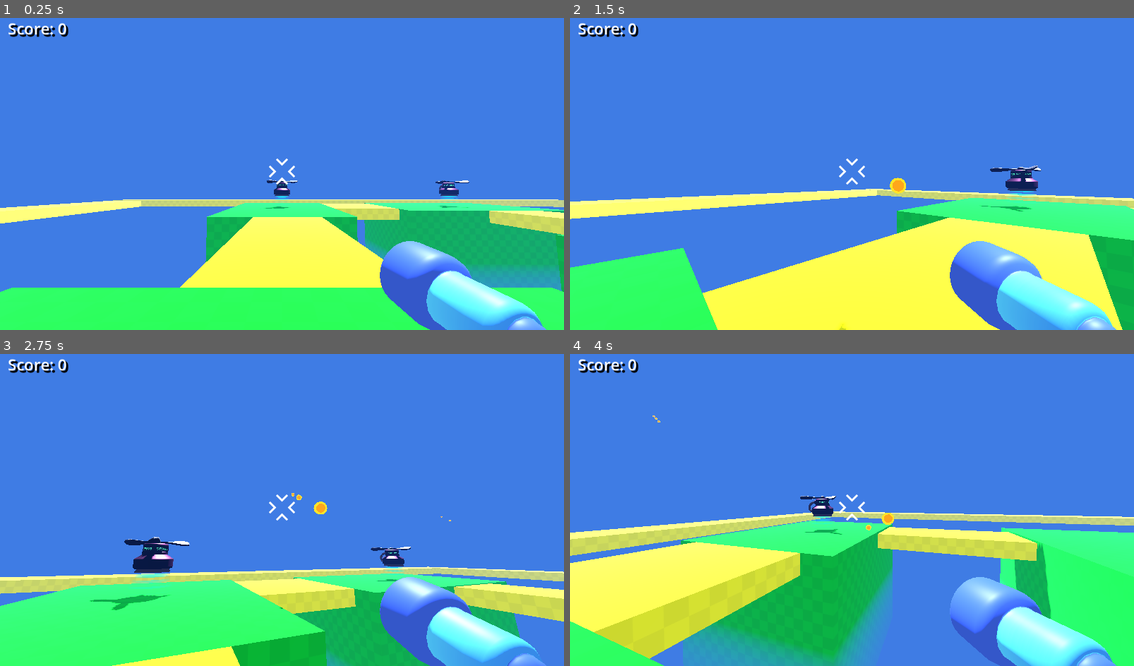
Above: before the commit, frames 1-4 (two rows, left to right).
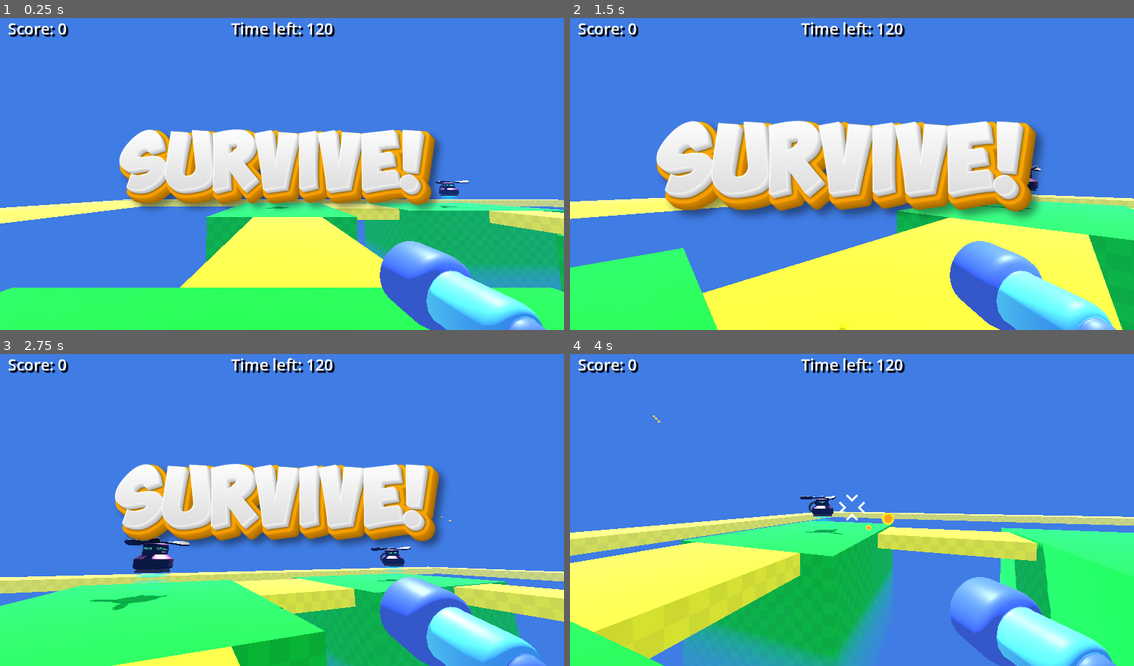
Above: after the commit, the same moments.

Repository: mrhewitt/survivor-arena
Game: Godot game, scene res://game.tscn
Same seed, same stepped clock (60 frames per second), same inputs: the game is played once before the commit and once after it.
Inputs (mouse positions are in pixels of both pictures, inside the frame that each line leads up to):
- Up to frame 1 (0.25 s): no input
- Up to frame 2 (1.5 s): move the mouse to (880, 170) at 0.52 s; press the mouse at (880, 170) at 0.53 s; hold W (move_forward) from 0.53 s (still down); tap Space (jump) at 0.77 s; move the mouse to (823, 174) at 1.27 s; release the mouse at (823, 174) at 1.28 s; click (823, 174) at 1.35 s
- Up to frame 3 (2.75 s): keep holding W (move_forward); tap Space (jump) at 1.52 s; move the mouse to (293, 500) at 2.02 s; press the mouse at (293, 500) at 2.03 s
- Up to frame 4 (4 s): keep holding W (move_forward); move the mouse to (846, 513) at 2.77 s; release the mouse at (846, 513) at 2.78 s; click (846, 513) at 2.85 s; tap Space (jump) at 3.02, 3.77 s; move the mouse to (891, 510) at 3.52 s; press the mouse at (891, 510) at 3.53 s

The runs differ from the first frame. In frame 1, 14% of the frame differs, in the area x 21-79%, y 1-62%; in frame 2, 20%, in the area x 15-84%, y 1-65%; in frame 3, 15%; in frame 4, 0.5%.

Commit message:
Challenge 1

Diff:
--- /dev/null
+++ b/action_logo.gd
@@ -0,0 +1,30 @@
+extends TextureRect
+class_name ActionLogo
+
+@export var wait_time:int = 3
+
+@onready var logo_animation: AnimationPlayer = %LogoAnimation
+
+func appear() -> void:
+	modulate.a = 1
+	visible = true
+	logo_animation.play("wobble")
+	await get_tree().create_timer(3).timeout
+	await disappear()
+
+
+func disappear() -> void:
+	await fade(0)
+	logo_animation.stop()
+	visible = false
+
+
+# async func to fade image to a target value in specified delay in secs
+func fade(target: float, delay: float = 0.5) -> void:
+	var tween = get_tree().create_tween()
+	tween.set_pause_mode(Tween.TWEEN_PAUSE_PROCESS)
+	# start a tween to fade scene to target value
+	tween.tween_property(self,"modulate:a",target,delay)
+	# wait immediatly for it to finish, funcs that call this one
+	# should also use "await fade(...)" to prevent the code running on
+	await tween.finished
--- /dev/null
+++ b/action_logo.tscn
@@ -0,0 +1,65 @@
+[gd_scene load_steps=5 format=3 uid="uid://fmgjrb0xiq4a"]
+
+[ext_resource type="Script" uid="uid://d20wgdv43ggsi" path="res://action_logo.gd" id="1_1vw7e"]
+
+[sub_resource type="Animation" id="Animation_j5wjh"]
+length = 0.001
+tracks/0/type = "value"
+tracks/0/imported = false
+tracks/0/enabled = true
+tracks/0/path = NodePath(".:scale")
+tracks/0/interp = 1
+tracks/0/loop_wrap = true
+tracks/0/keys = {
+"times": PackedFloat32Array(0),
+"transitions": PackedFloat32Array(1),
+"update": 0,
+"values": [Vector2(1, 1)]
+}
+
+[sub_resource type="Animation" id="Animation_eow3j"]
+resource_name = "wobble"
+loop_mode = 1
+tracks/0/type = "value"
+tracks/0/imported = false
+tracks/0/enabled = true
+tracks/0/path = NodePath(".:scale")
+tracks/0/interp = 1
+tracks/0/loop_wrap = true
+tracks/0/keys = {
+"times": PackedFloat32Array(0, 0.5, 1),
+"transitions": PackedFloat32Array(1, 1, 1),
+"update": 0,
+"values": [Vector2(1, 1), Vector2(1.5, 1.5), Vector2(1, 1)]
+}
+
+[sub_resource type="AnimationLibrary" id="AnimationLibrary_vef74"]
+_data = {
+&"RESET": SubResource("Animation_j5wjh"),
+&"wobble": SubResource("Animation_eow3j")
+}
+
+[node name="ActionLogo" type="TextureRect"]
+process_mode = 3
+anchors_preset = 8
+anchor_left = 0.5
+anchor_top = 0.5
+anchor_right = 0.5
+anchor_bottom = 0.5
+offset_left = -300.0
+offset_top = -100.0
+offset_right = 300.0
+offset_bottom = 100.0
+grow_horizontal = 2
+grow_vertical = 2
+pivot_offset = Vector2(300, 100)
+size_flags_horizontal = 4
+size_flags_vertical = 4
+expand_mode = 1
+script = ExtResource("1_1vw7e")
+
+[node name="LogoAnimation" type="AnimationPlayer" parent="."]
+unique_name_in_owner = true
+libraries = {
+&"": SubResource("AnimationLibrary_vef74")
+}
--- a/game.gd
+++ b/game.gd
@@ -1,8 +1,50 @@
 extends Node3D
 
+@export var survival_time: int = 120
+
+@onready var player: Player = %Player
 @onready var score_label: Label = %ScoreLabel
+@onready var time_label: Label = %TimeLabel
+@onready var game_timer: Timer = %GameTimer
+@onready var survive_logo: ActionLogo = %SurviveLogo
+@onready var dead_logo: ActionLogo = %DeadLogo
+@onready var win_logo: ActionLogo = %WinLogo
+@onready var spawners: Node = %Spawners
 
 var score: int = 0
+var time_left: int = 0
+
+
+func _ready() -> void:
+	play_start()
+
+
+func play_start() -> void:
+	time_left = survival_time
+	show_time_left(time_left)
+
+	get_tree().paused = false
+	await survive_logo.appear()
+	for spawner in spawners.get_children():
+		spawner.start()
+	game_timer.start()
+
+
+func player_won() -> void:
+	get_tree().paused = true
+	await win_logo.appear()
+	get_tree().call_deferred("reload_current_scene")
+
+
+func player_died() -> void:
+	player.visible = false
+	get_tree().paused = true
+	await dead_logo.appear()
+	get_tree().call_deferred("reload_current_scene")
+
+
+func show_time_left(_time_left: int) -> void:
+	time_label.text = "Time left: " + str(_time_left)
 
 
 func increase_score(points: int) -> void:
@@ -26,4 +68,11 @@
 
 
 func _on_kill_plane_body_entered(body: Node3D) -> void:
-	get_tree().call_deferred("reload_current_scene")
+	player_died()
+
+
+func _on_game_timer_timeout() -> void:
+	time_left -= 1
+	show_time_left(time_left)
+	if time_left == 0:
+		player_won()
--- a/game.tscn
+++ b/game.tscn
@@ -1,10 +1,14 @@
-[gd_scene load_steps=9 format=3 uid="uid://cvjbe4ys5dcco"]
+[gd_scene load_steps=13 format=3 uid="uid://cvjbe4ys5dcco"]
 
 [ext_resource type="Script" uid="uid://btxafvmmlrbgx" path="res://game.gd" id="1_7jktm"]
 [ext_resource type="PackedScene" uid="uid://b8wtojmalq8ek" path="res://player/player.tscn" id="1_80nbo"]
 [ext_resource type="Material" uid="uid://c07i7y11xwx4j" path="res://level/platform.tres" id="1_feb5d"]
 [ext_resource type="Material" uid="uid://by54u57vl53br" path="res://level/bridge.tres" id="2_feb5d"]
 [ext_resource type="PackedScene" uid="uid://carnebt48hkv5" path="res://mob/spawner/mob_spawner_3d.tscn" id="4_fc0e3"]
+[ext_resource type="PackedScene" uid="uid://fmgjrb0xiq4a" path="res://action_logo.tscn" id="6_ryrav"]
+[ext_resource type="Texture2D" uid="uid://dq3nmn6ivyuoq" path="res://survive_logo.png" id="7_j5wjh"]
+[ext_resource type="Texture2D" uid="uid://cug17xk4qge7k" path="res://dead_logo.png" id="8_vef74"]
+[ext_resource type="Texture2D" uid="uid://c256e7xnv84ou" path="res://win_logo.png" id="9_vef74"]
 
 [sub_resource type="WorldBoundaryShape3D" id="WorldBoundaryShape3D_7jktm"]
 
@@ -141,6 +145,7 @@
 material = ExtResource("2_feb5d")
 
 [node name="Spawners" type="Node" parent="."]
+unique_name_in_owner = true
 
 [node name="MobSpawner3D" parent="Spawners" instance=ExtResource("4_fc0e3")]
 transform = Transform3D(1, 0, 0, 0, 1, 0, 0, 0, 1, 19.4, 0, 0)
@@ -166,7 +171,23 @@
 label_settings = SubResource("LabelSettings_ryrav")
 justification_flags = 0
 
+[node name="TimeLabel" type="Label" parent="."]
+unique_name_in_owner = true
+anchors_preset = 5
+anchor_left = 0.5
+anchor_right = 0.5
+offset_left = -62.5
+offset_top = 9.0
+offset_right = 62.5
+offset_bottom = 54.0
+grow_horizontal = 2
+text = "Time Left: 120"
+label_settings = SubResource("LabelSettings_ryrav")
+horizontal_alignment = 1
+justification_flags = 0
+
 [node name="Player" parent="." instance=ExtResource("1_80nbo")]
+unique_name_in_owner = true
 transform = Transform3D(2.98023e-08, 0, -1, 0, 1, 0, 1, 0, 2.98023e-08, -2, 0, 0)
 
 [node name="DirectionalLight3D" type="DirectionalLight3D" parent="."]
@@ -175,8 +196,28 @@
 
 [node name="WorldEnvironment" type="WorldEnvironment" parent="."]
 environment = SubResource("Environment_7jktm")
+
+[node name="GameTimer" type="Timer" parent="."]
+unique_name_in_owner = true
+
+[node name="SurviveLogo" parent="." instance=ExtResource("6_ryrav")]
+unique_name_in_owner = true
+visible = false
+texture = ExtResource("7_j5wjh")
+
+[node name="DeadLogo" parent="." instance=ExtResource("6_ryrav")]
+unique_name_in_owner = true
+visible = false
+texture = ExtResource("8_vef74")
+
+[node name="WinLogo" parent="." instance=ExtResource("6_ryrav")]
+unique_name_in_owner = true
+visible = false
+texture = ExtResource("9_vef74")
+wait_time = 6
 
 [connection signal="body_entered" from="KillPlane" to="." method="_on_kill_plane_body_entered"]
 [connection signal="mob_spawned" from="Spawners/MobSpawner3D" to="." method="_on_mob_spawner_3d_mob_spawned"]
 [connection signal="mob_spawned" from="Spawners/MobSpawner3D2" to="." method="_on_mob_spawner_3d_mob_spawned"]
 [connection signal="mob_spawned" from="Spawners/MobSpawner3D3" to="." method="_on_mob_spawner_3d_mob_spawned"]
+[connection signal="timeout" from="GameTimer" to="." method="_on_game_timer_timeout"]
--- a/mob/mob.gd
+++ b/mob/mob.gd
@@ -4,6 +4,7 @@
 signal died()
 
 @export var points: int = 10
+@export var damage: int = 1
 
 @onready var hurt_sound: AudioStreamPlayer2D = %HurtSound
 @onready var die_sound: AudioStreamPlayer2D = %DieSound
--- a/mob/spawner/mob_spawner_3d.gd
+++ b/mob/spawner/mob_spawner_3d.gd
@@ -10,9 +10,13 @@
 @onready var timer: Timer = %Timer
 
 
-func _ready() -> void:
+func start() -> void:
 	set_spawn_time()
 	timer.start()
+
+
+func stop() -> void:
+	timer.stop()
 
 
 func set_spawn_time() -> void:
--- a/player/player.gd
+++ b/player/player.gd
@@ -1,4 +1,5 @@
 extends CharacterBody3D
+class_name Player
 
 const SPEED: float = 5.5
 
@@ -51,3 +52,7 @@
 
 	%BulletTimer.start()
 	%AudioStreamPlayer.play()
+
+
+func _on_area_3d_body_entered(body: Node3D) -> void:
+	pass # Replace with function body.
--- a/project.godot
+++ b/project.godot
@@ -52,3 +52,8 @@
 "events": [Object(InputEventMouseButton,"resource_local_to_scene":false,"resource_name":"","device":-1,"window_id":0,"a …(253 unchanged characters)…
 ]
 }
+
+[layer_names]
+
+3d_physics/layer_1="Player"
+3d_physics/layer_2="Mob"
Not shown, added: action_logo.gd.uid
Binary file added: dead_logo.png
Not shown, added: dead_logo.png.import
Binary file added: survive_logo.png
Not shown, added: survive_logo.png.import
Binary file added: win_logo.png
Not shown, added: win_logo.png.import
Not shown, changed: README.md
